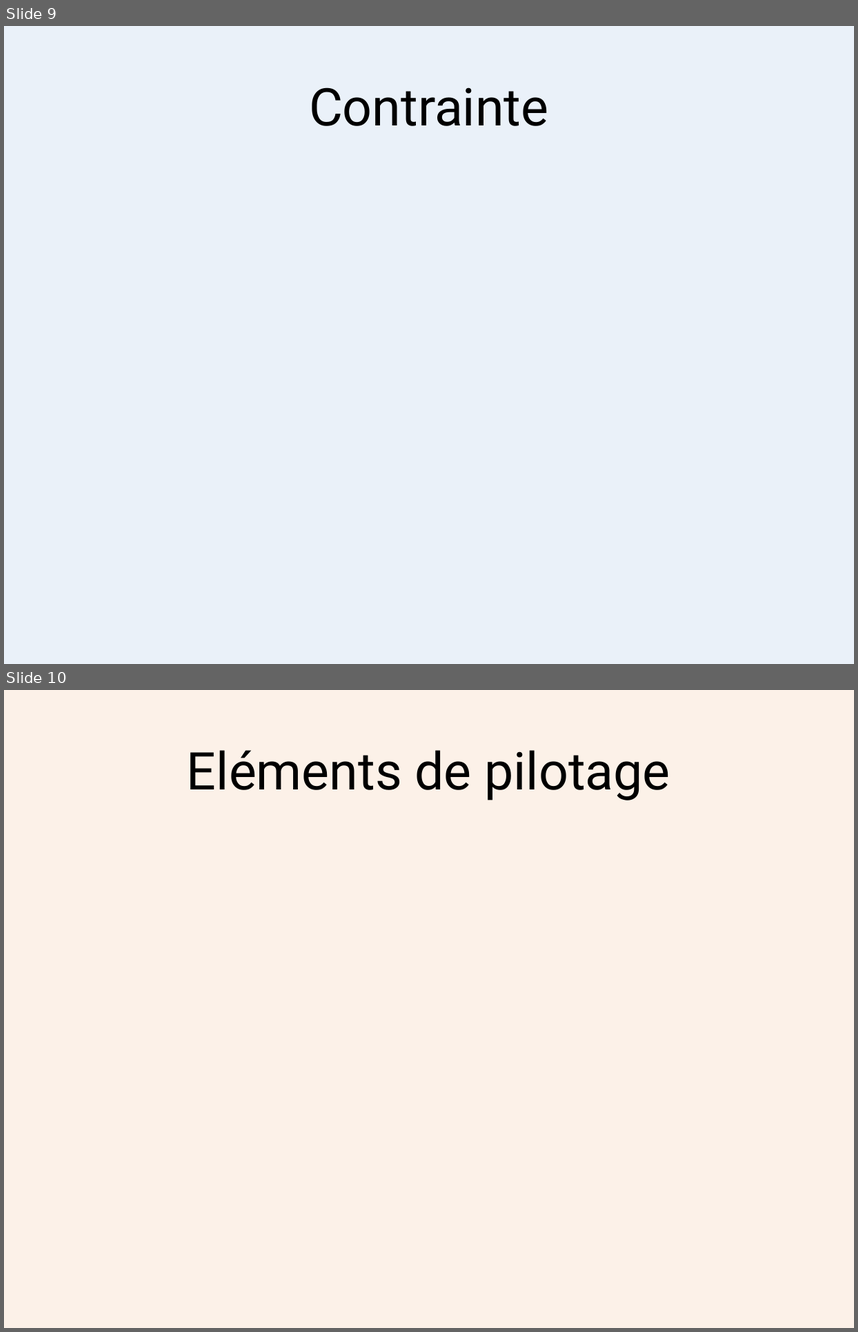
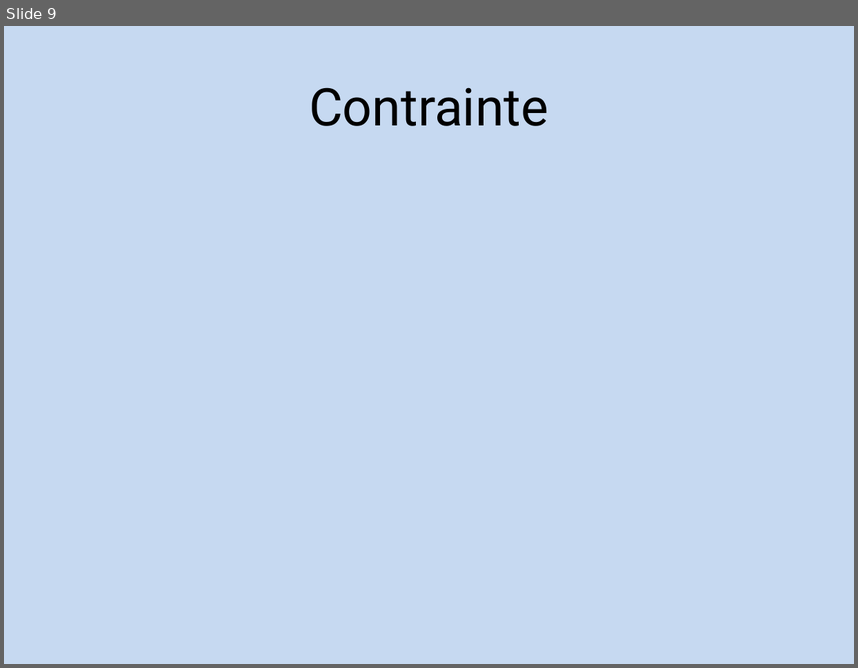
Before and after one commit to sylzys/cesi_komodo, a slide deck: AUTRES/DOC/Projet Plast’Prod.pptx. Shown one above the other, each under a label of ours: slides 9 and 10 before the commit, slide 9 after it. The pictures are 858x1332 and 858x668 pixels, drawn with LibreOffice and Linux fonts; fonts in the diff are those of the drawing. Boxes give left, top, right and bottom in pixels: in the first picture for what was removed or moved away, otherwise in the second. Text is boxed around its words. In the diff, an @@ line names an element or a change of style, - is before the commit and + after.

```diff
--- a/AUTRES/DOC/Projet Plast’Prod.pptx
+++ b/AUTRES/DOC/Projet Plast’Prod.pptx
@@ slide 10 removed at [4, 690, 854, 1328], background #E46C0A at 9% opacity @@
@@ title removed at [187, 750, 670, 800] @@
-Eléments de pilotage
@@ slide 9 changed as well @@
@@ background #C6D9F1 at 36% opacity to #C6D9F1 @@
```
Also in this commit, not shown: 19 other slides changed, 4 slides added, 2 other slides removed.
